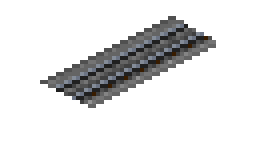
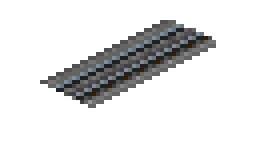
Two versions of the same layered image (280x160). Layer-by-layer changes:
painted on "Layer 6" over 168, 16, 188, 28
